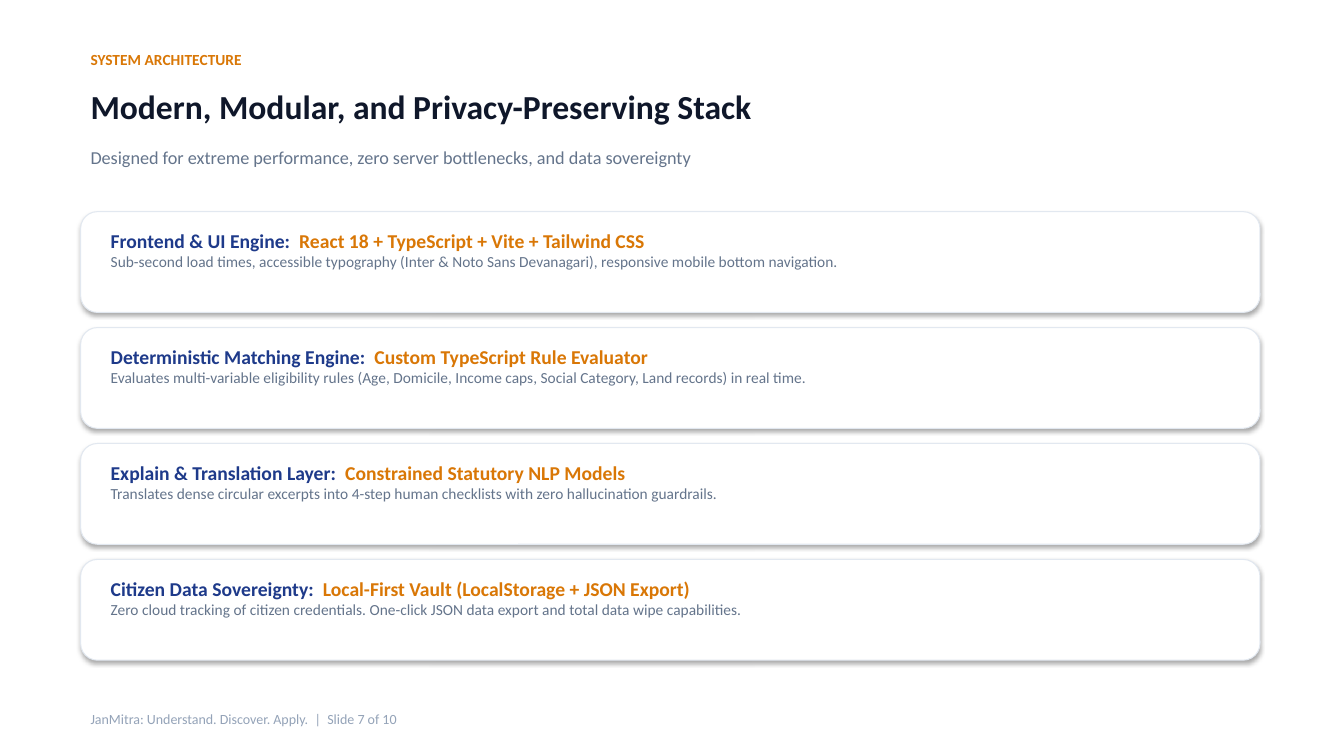
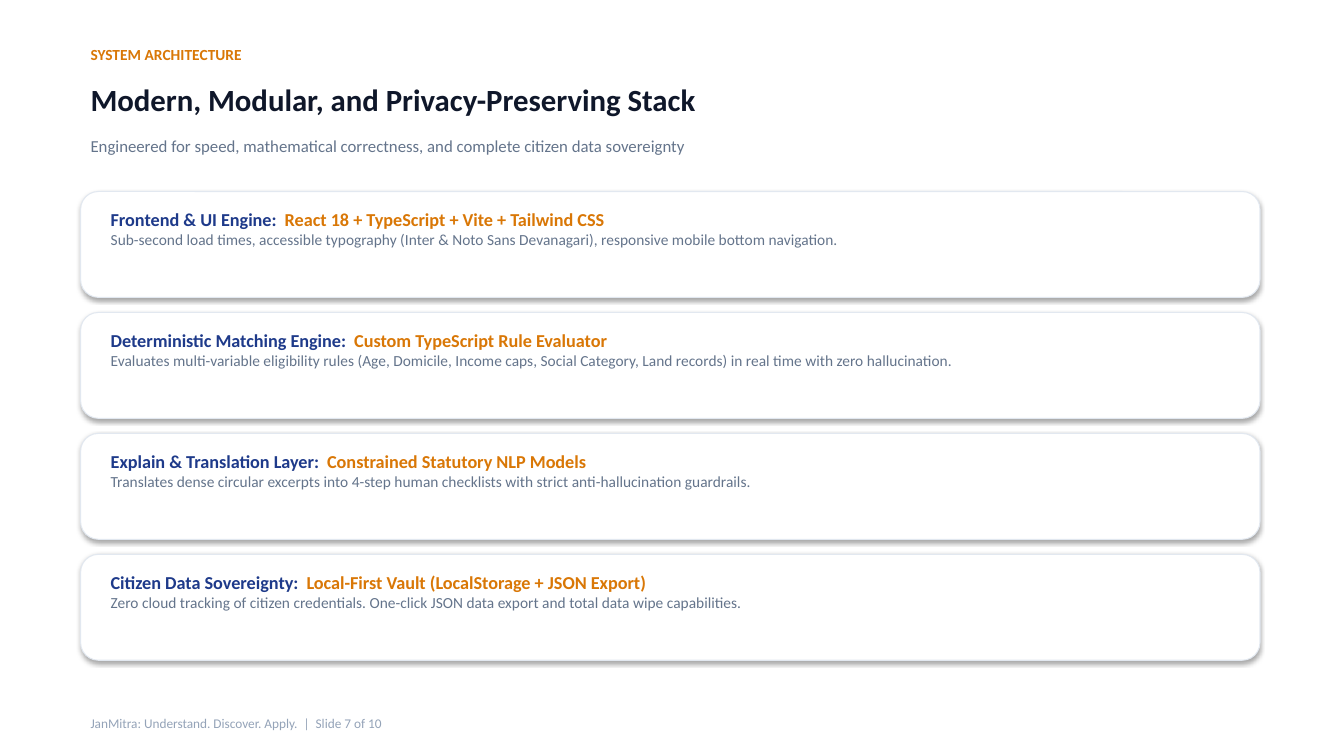
Before and after one commit to samenthamassey127-hue/JanMitra, a slide deck: slide 7 of JanMitra_Presentation.pptx. Drawn at 1344x756 pixels with LibreOffice and Linux fonts; fonts in the diff are those of the drawing. Boxes give left, top, right and bottom in pixels: in the first picture for what was removed or moved away, otherwise in the second. Text is boxed around its words. In the diff, an @@ line names an element or a change of style, - is before the commit and + after.

```diff
--- a/JanMitra_Presentation.pptx
+++ b/JanMitra_Presentation.pptx
@@ text "SYSTEM ARCHITECTURE": place and size @@
-text "SYSTEM ARCHITECTURE" at (91, 55, 242, 65)
+text "SYSTEM ARCHITECTURE" at (91, 50, 242, 60)
@@ text "Modern, Modular, and Privacy-Preserving Stack" at (91, 89, 696, 117): size 24 to 22 pt @@
@@ text at (91, 140, 685, 155): text changed; size 13 to 12 pt @@
-Designed for extreme performance, zero server bottlenecks, and data sovereignty
+Engineered for speed, mathematical correctness, and complete citizen data sovereignty
@@ rounded rectangle: place and size @@
-rounded rectangle at (81, 212, 1260, 313)
+rounded rectangle at (81, 192, 1260, 297)
@@ text "Frontend & UI Engine: React ...": place and size @@
-text "Frontend & UI Engine: React ..." at (111, 234, 838, 270)
+text "Frontend & UI Engine: React ..." at (111, 213, 838, 248)
@@ text at (111, 213, 604, 229): size 14 to 13 pt in "Frontend & UI Engine: React 18 + ..." @@
@@ rounded rectangle: place and size @@
-rounded rectangle at (81, 328, 1260, 429)
+rounded rectangle at (81, 313, 1260, 418)
@@ text "Deterministic Matching Engine: Custom TypeScript ...": place and size @@
-text "Deterministic Matching Engine: Custom TypeScript ..." at (111, 350, 805, 386)
+text "Deterministic Matching Engine: Custom TypeScript ..." at (111, 334, 952, 369)
@@ text at (111, 355, 952, 369): text changed @@
-Evaluates multi-variable eligibility rules (Age, Domicile, Income caps, Social Category, Land records) in real time.
+Evaluates multi-variable eligibility rules (Age, Domicile, Income caps, Social Category, Land records) in real time with zero hallucination.
@@ text at (111, 334, 607, 350): size 14 to 13 pt in "Deterministic Matching Engine: Custom TypeScript Rule Evalua ..." @@
@@ rounded rectangle: place and size @@
-rounded rectangle at (81, 444, 1260, 544)
+rounded rectangle at (81, 434, 1260, 539)
@@ text "Explain & Translation Layer: Constrained ...": place and size @@
-text "Explain & Translation Layer: Constrained ..." at (111, 466, 716, 502)
+text "Explain & Translation Layer: Constrained ..." at (111, 455, 751, 490)
@@ text at (111, 476, 751, 490): text changed @@
-Translates dense circular excerpts into 4-step human checklists with zero hallucination guardrails.
+Translates dense circular excerpts into 4-step human checklists with strict anti-hallucination guardrails.
@@ text at (111, 455, 586, 471): size 14 to 13 pt in "Explain & Translation Layer: Constrained Statutory NLP ..." @@
@@ rounded rectangle: place and size @@
-rounded rectangle at (81, 560, 1260, 660)
+rounded rectangle at (81, 555, 1260, 660)
@@ text at (111, 575, 646, 592): size 14 to 13 pt in "Citizen Data Sovereignty: Local-First Vault (LocalStorage + ..." @@
@@ text "JanMitra: Understand. Discover. Apply. | ..." at (91, 719, 381, 730): size 10 to 9.5 pt @@
```
Also in this commit, not shown: 6 other slides changed, 3 slides added, 3 slides removed.
